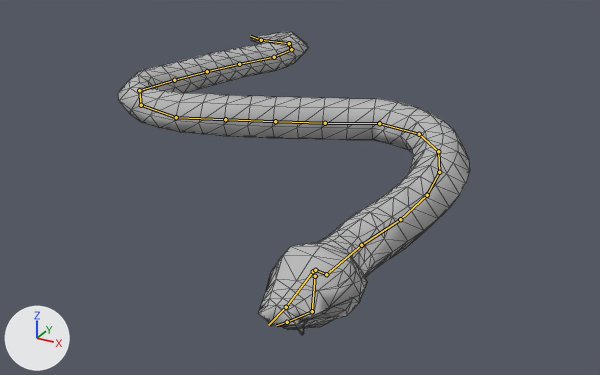
Two versions of the Blender file rigs/snake/animation-snake-sidewinding.blend, one commit apart.
Before and after are seen from a 50 mm lens placed at (1.07, -2.09, 1.05), pointed at (-0.24, 0.3, -0.14). Arrows for +X, +Y and +Z are at lower left; the lights stay in place. The first picture is the older version. Both versions are drawn at frame 9 of the action 'Side winding'; the numbers are the values there. The bones that change, and the others that lie on the model, are drawn over the model as lines. Mesh edges are drawn as thin lines.

Names of what the first picture shows: 'SnakeMesh'.
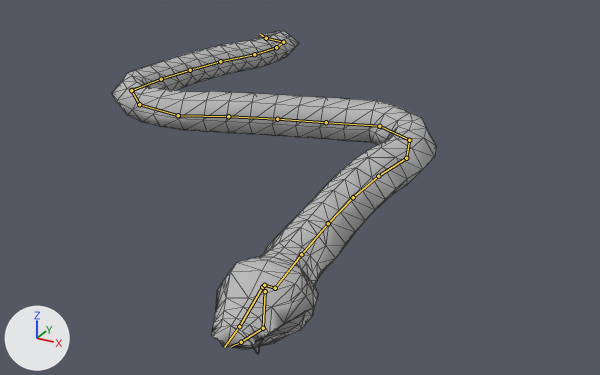
Where the change shows, as pixel boxes (x1, y1, x2, y2) in the pictures (600 x 375 px):
'SnakeMesh', posed (8% narrower, 7% taller)
    before: (118, 32, 470, 335)
    after: (112, 31, 436, 354)

The edits, one by one:
Bone 'DRV_tail6' (bone_drv_tail6) moves from (-0.839, 0.0, 2.047) to (-0.915, 0.0, 1.998).
Bone 'DRV_tail5' (bone_drv_tail5) moves from (-0.89, 0.0, 1.942) to (-0.961, 0.0, 1.954).
Bone 'DRV_tail4' (bone_drv_tail4) moves from (-0.714, 0.0, 1.755) to (-0.712, 0.0, 1.742).
Bone 'DRV_tail1' (bone_drv_tail1) moves from (0.366, 0.0, 0.463) to (0.176, 0.0, 0.567).
Bone 'DRV_tail7' (bone_drv_tail7) moves from (-1.454, 0.0, 2.206) to (-1.195, 0.0, 2.124).
Bone 'DRV_head' (bone_drv_head) moves from (0.314, 0.546, -0.092) to (0.253, 0.66, -0.114).
Bone 'DRV_head' (bone_drv_head) turns from (0, 0, -2) to (0, -2, -9) degrees about its own x, y and z.
